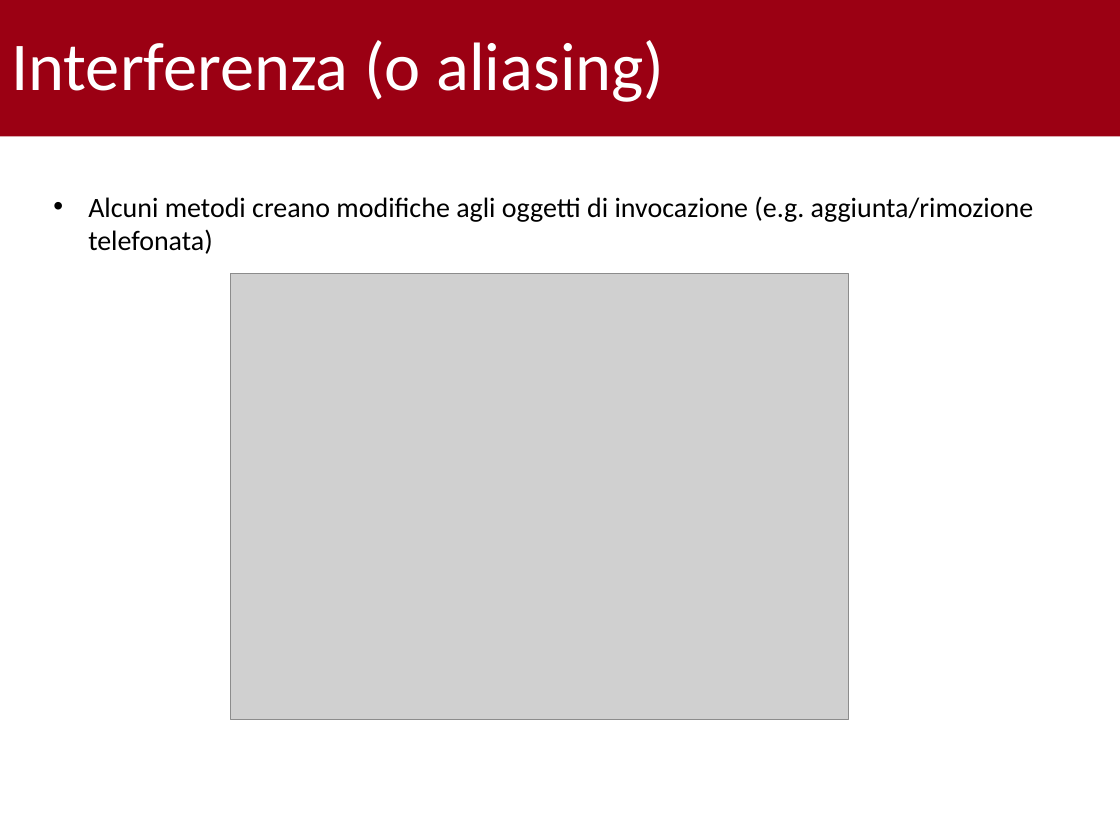
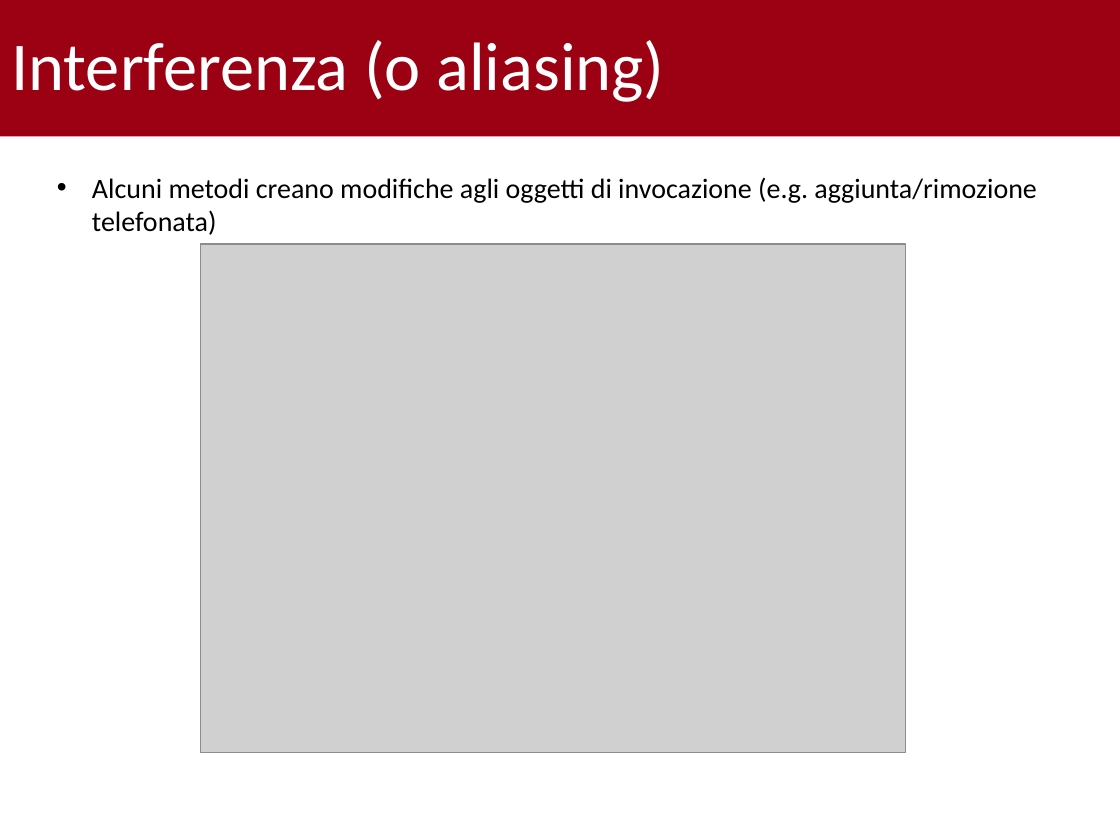
Before and after one commit to gabrielrovesti/Teaching-And-Tutoring, a slide deck: slide 8 of UniPD/Tutor Didattico/P2 - Semestre 1/08-11/Tutorato 2.pptx. Drawn at 1120x840 pixels with LibreOffice and Linux fonts; fonts in the diff are those of the drawing; grey boxes stand for pictures; background and template pictures are left out. Boxes give left, top, right and bottom in pixels: in the first picture for what was removed or moved away, otherwise in the second. Text is boxed around its words. In the diff, an @@ line names an element or a change of style, - is before the commit and + after.

```diff
--- a/UniPD/Tutor Didattico/P2 - Semestre 1/08-11/Tutorato 2.pptx
+++ b/UniPD/Tutor Didattico/P2 - Semestre 1/08-11/Tutorato 2.pptx
@@ text "Alcuni metodi creano modifiche agli ..." moved from (x1=88, y1=197, x2=1033, y2=254) to (x1=92, y1=177, x2=1036, y2=235) @@
@@ picture resized from (x1=231, y1=273, x2=849, y2=719) to (x1=200, y1=244, x2=905, y2=753) @@
```
Also in this commit, not shown: 13 other slides changed, 3 slides added, 3 slides removed, 25 other files.
